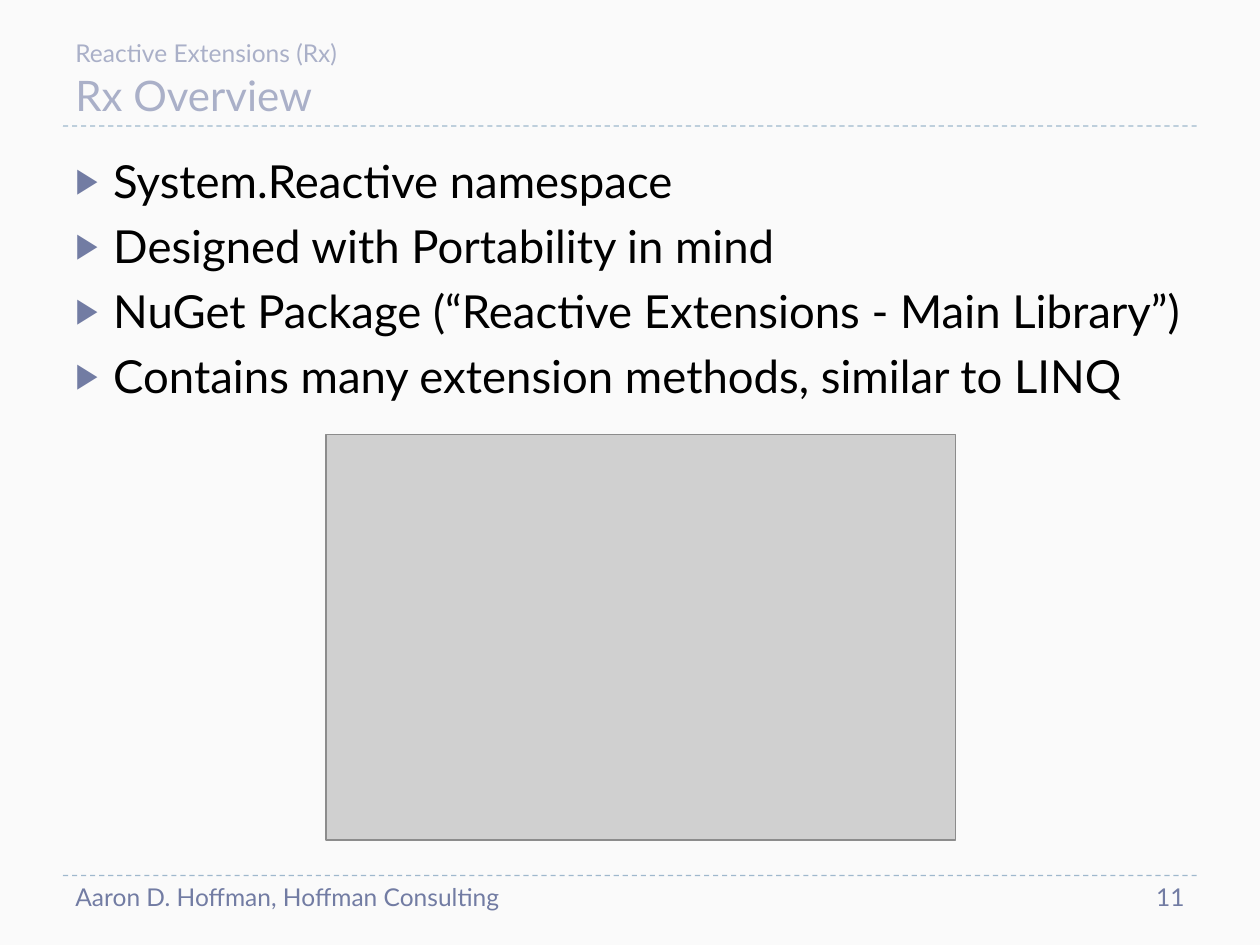
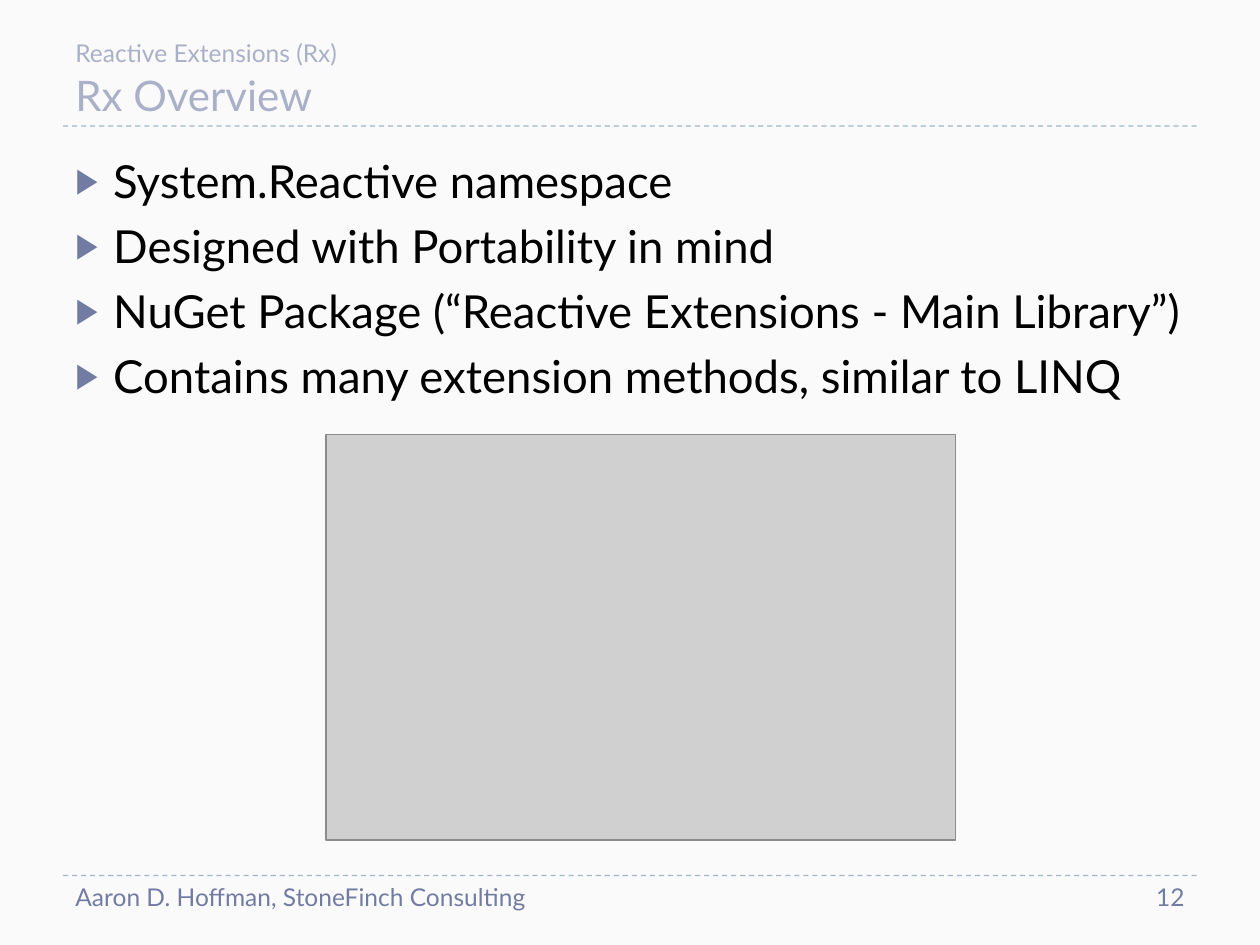
Before and after one commit to aaronhoffman/Rx, a slide deck: slide 12 of Documentation/ReactiveExtensions.pptx (slide 11 before the commit). Drawn at 1260x945 pixels with LibreOffice and Linux fonts; fonts in the diff are those of the drawing; grey boxes stand for pictures. Boxes give left, top, right and bottom in pixels: in the first picture for what was removed or moved away, otherwise in the second. Text is boxed around its words. In the diff, an @@ line names an element or a change of style, - is before the commit and + after.

```diff
--- a/Documentation/ReactiveExtensions.pptx
+++ b/Documentation/ReactiveExtensions.pptx
@@ text at [75, 888, 525, 911]: text changed @@
-Aaron D. Hoffman, Hoffman Consulting
+Aaron D. Hoffman, StoneFinch Consulting
@@ page number at [1156, 888, 1184, 906]: text changed @@
-11
+12
```
Also in this commit, not shown: 12 other slides changed, 1 slide added.
